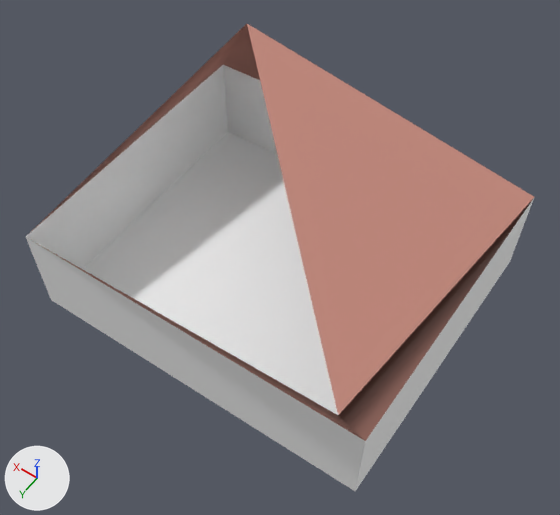
Two versions of the glTF model public/baked/custom-generated-latest.glb, one commit apart.
Both versions are drawn from a 50 mm camera at (-10.92, 15.48, 25.77) aimed at (-0.45, 0.82, 2.74). The axes (+X, +Y, +Z) are drawn at lower left. The lights are the same throughout. The picture after the commit comes second. Vertices at exactly the same position are counted once.

The first picture shows 'house'.
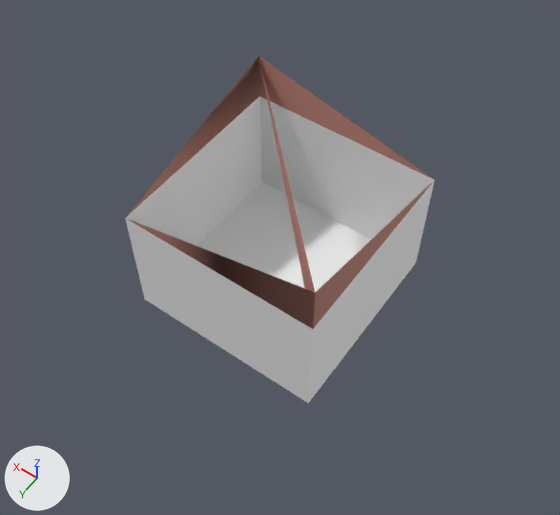
Commit message: feat: update generated assets and enhance house generation logic with oblique view integration

The edits, one by one:
me_house is used by ob_house; location (0.0, 0.0, 0.0).
me_house had 10 vertices, 15 faces and spanned x -7.17..7.3, y -6.5..6.5, z 0.0..6.0.
me_house now has 10 vertices, 15 faces and spans x -4.0..4.0, y -4.0..4.0, z 0.0..7.0.
Part 1, on me_house:
Vertex 0 of me_house moves from (-7.17, -6.34, 0.0) at pixel (509, 261) to (-4.0, 4.0, 0.0) at pixel (308, 403).
Vertex 1 of me_house moves from (7.3, -5.7, 0.0) at pixel (227, 131) to (4.0, 4.0, 0.0) at pixel (144, 299).
Vertex 2 of me_house moves from (7.3, -5.7, 4.0) at pixel (223, 64) to (4.0, 4.0, 5.0) at pixel (125, 218).
Vertex 3 of me_house moves from (-7.17, -6.34, 4.0) at pixel (534, 196) to (-4.0, 4.0, 5.0) at pixel (312, 329).
Vertex 4 of me_house moves from (7.05, 6.22, 0.0) at pixel (50, 299) to (4.0, -4.0, 0.0) at pixel (262, 181).
Vertex 5 of me_house moves from (7.05, 6.22, 4.0) at pixel (25, 236) to (4.0, -4.0, 5.0) at pixel (259, 96).
Vertex 6 of me_house moves from (-7.17, 5.83, 0.0) at pixel (355, 491) to (-4.0, -4.0, 0.0) at pixel (416, 262).
Vertex 7 of me_house moves from (-7.17, 5.83, 4.0) at pixel (365, 441) to (-4.0, -4.0, 5.0) at pixel (434, 179).
Vertex 8 of me_house moves from (-6.5, 6.5, 6.0) at pixel (338, 415) to (-4.0, 4.0, 7.0) at pixel (315, 292).
Vertex 9 of me_house moves from (6.5, -6.5, 6.0) at pixel (246, 23) to (4.0, -4.0, 7.0) at pixel (258, 55).

Changed parts and their boxes (x1, y1, x2, y2) in the pictures (560 x 515 px):
'house', reshaped (39% narrower, 26% shorter): before (26, 24, 534, 491); after (125, 56, 435, 403)
